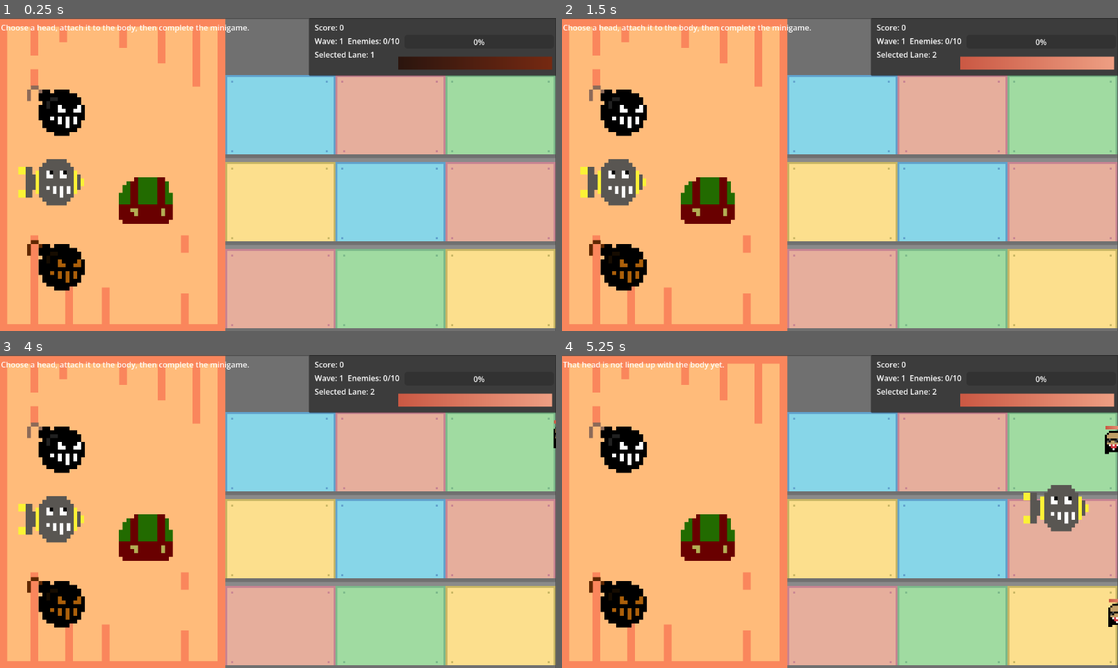
Above: before the commit, frames 1-4 (two rows, left to right).
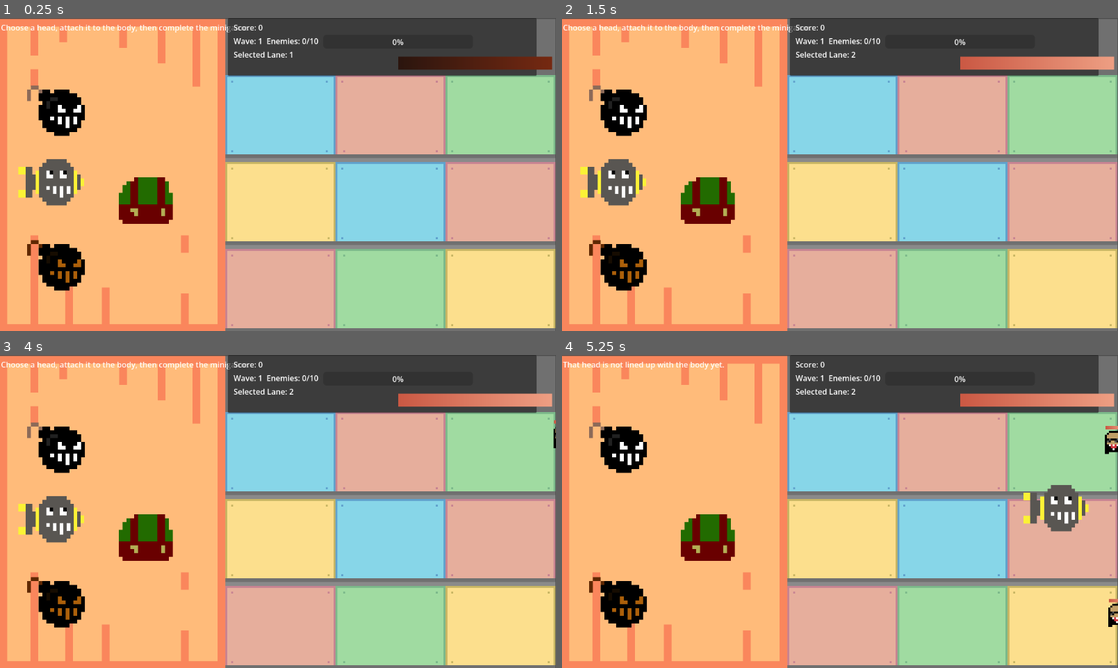
Above: after the commit, the same moments.

Repository: EctoCandy/Toy-Making-Game
Game: Godot game, scene res://Scenes/Lanes/lanes_proto_main.tscn
Two runs of this game, one before a commit and one after it. Both use one fixed random seed, a clock stepped at 60 frames per second and the inputs below.
Inputs (mouse positions are in pixels of both pictures, inside the frame that each line leads up to):
- Up to frame 1 (0.25 s): no input
- Up to frame 2 (1.5 s): tap Enter at 0.5 s; move the mouse to (962, 158) at 0.52 s; press the mouse at (962, 158) at 0.53 s; release the mouse at (962, 158) at 1.25 s; tap Space at 1.25 s; drag from (728, 190) to (984, 118) at 1.27 s
- Up to frame 3 (4 s): tap Enter at 2, 3.5 s; move the mouse to (333, 442) at 2.02 s; tap 2 at 2.1 s; click (333, 442) at 2.17 s; tap Space at 2.75 s; drag from (250, 574) to (239, 452) at 2.77 s; move the mouse to (444, 558) at 3.52 s; press the mouse at (444, 558) at 3.53 s
- Up to frame 4 (5.25 s): release the mouse at (1006, 558) at 4.25 s; tap Space at 4.25 s; drag from (673, 464) to (1117, 452) at 4.27 s; move the mouse to (867, 511) at 5.02 s; tap 2 at 5.1 s; click (867, 511) at 5.17 s

The runs differ from the first frame. In frame 1, 3.5% of the frame differs, in the area x 41-100%, y 0-19%; in frame 2, 3.5%; in frame 3, 3.5%; in frame 4, 3.5%.

Commit message:
Adjusted Lane Width
Allowed player to pick a lane by selecting the start of each lane

Diff:
--- a/Scripts/main.gd
+++ b/Scripts/main.gd
@@ -51,7 +51,7 @@
 var enemies_defeated_this_wave := 0
 var enemies_alive_this_wave := 0
 
-var left_width := 640.0
+var left_width := 472.0
 var right_width := 640.0
 var hud_height := 120.0
 
